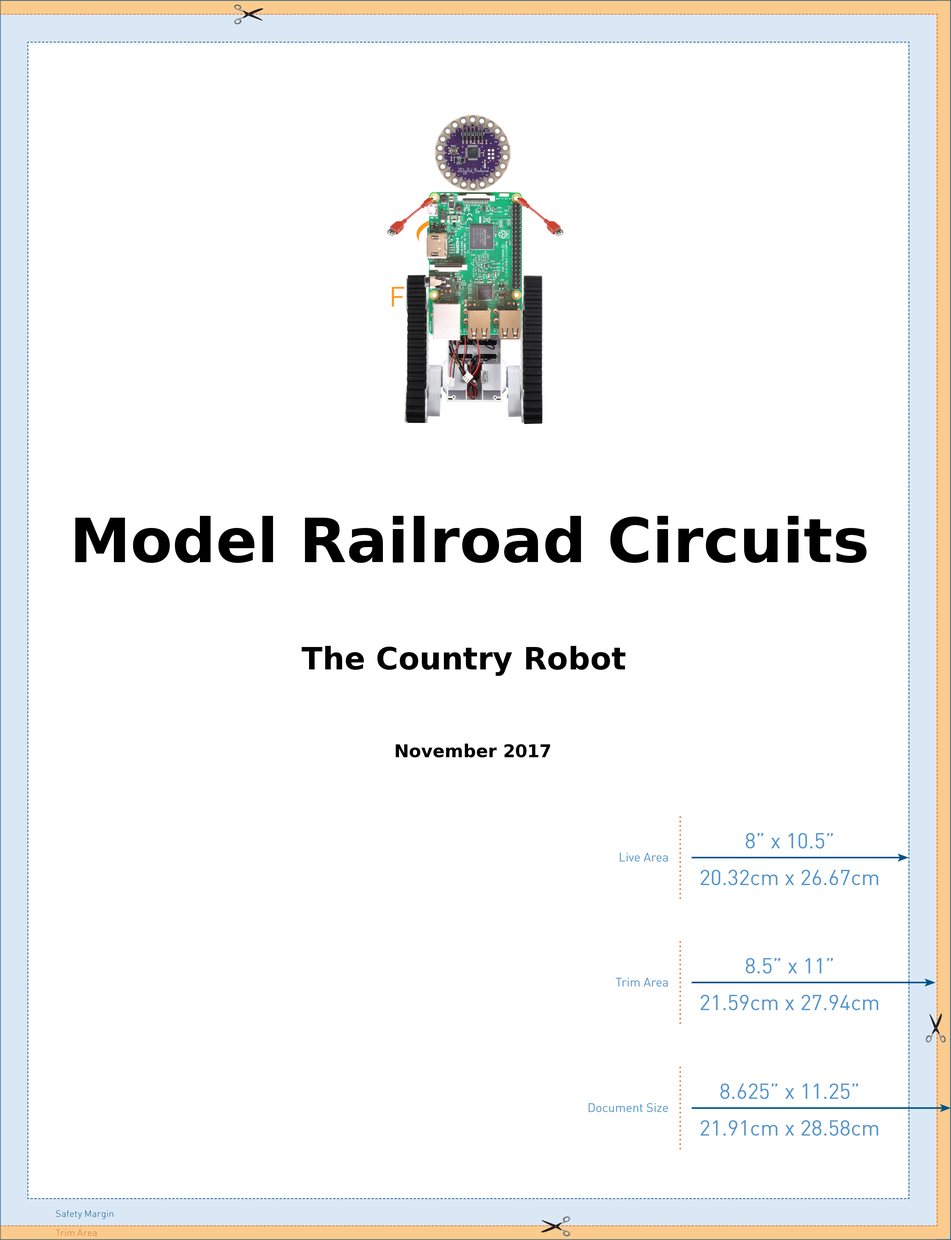
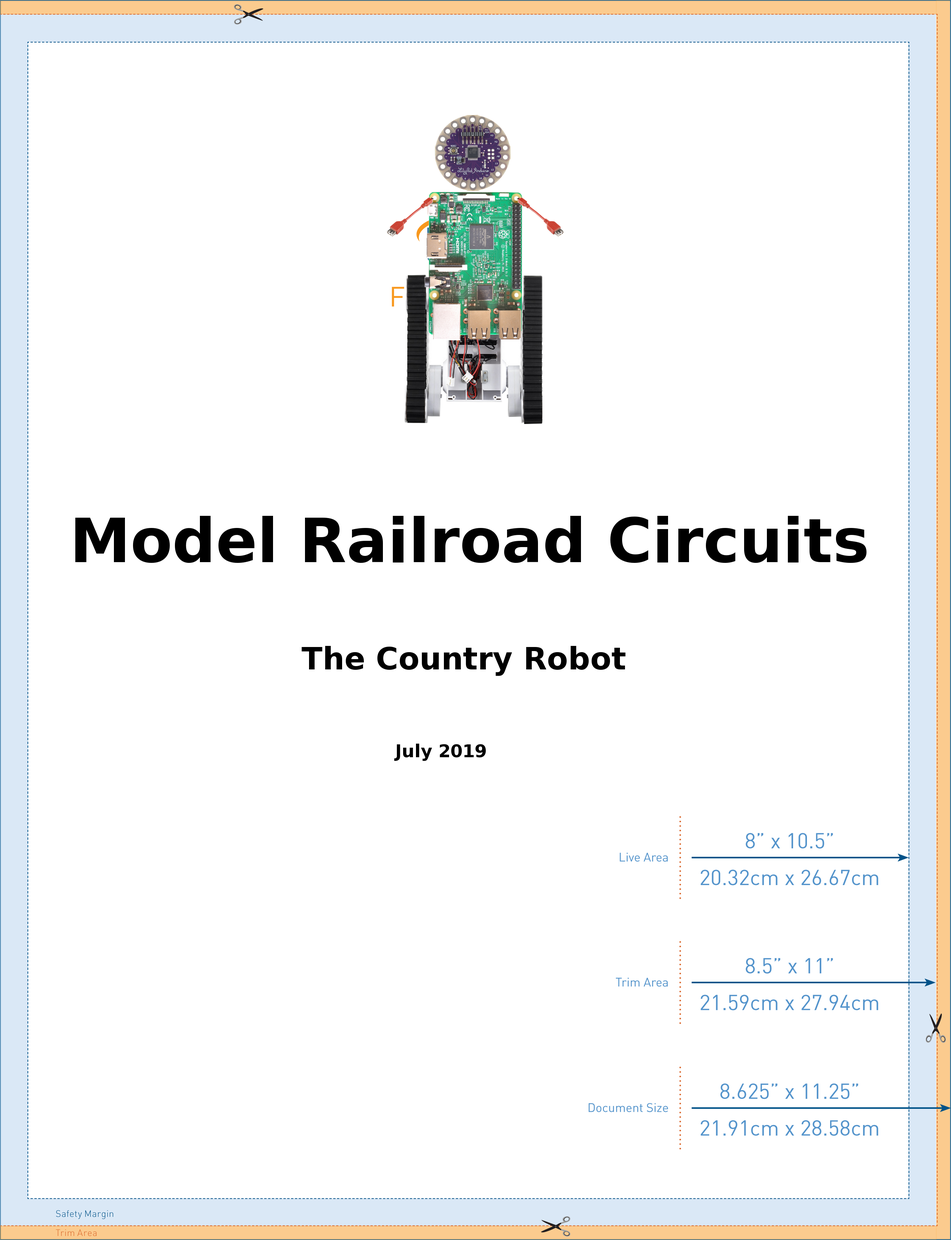
Layer changes from the first 951 × 1240 image to the second:
renamed "November 2017" to "July 2019", painted on it over bbox(394, 743, 551, 762)
